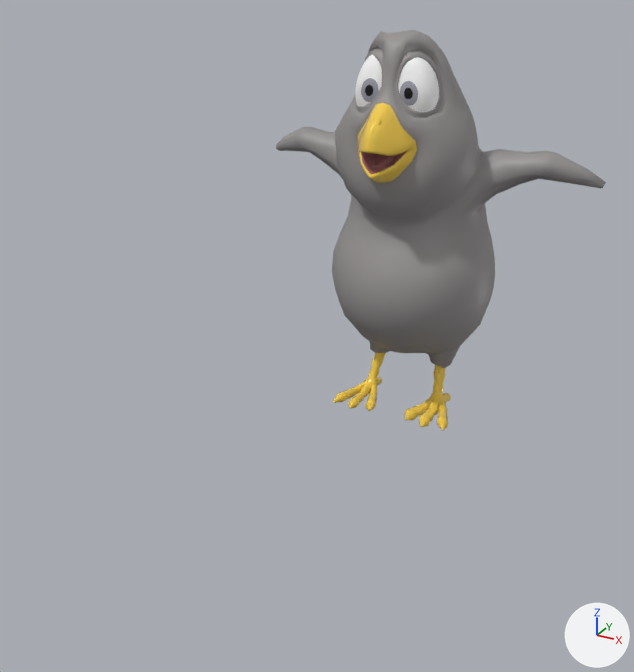
Before and after pictures for a commit that changed the FBX model hungrybee/hungrybee/Content/bird.fbx.
Rendered twice from a camera (50 mm lens) standing at (0.497, -1.049, 0.68) and looking at (-0.046, -0.062, 0.186). The lights are fixed; the arrows at lower right show +X, +Y and +Z.

In view in the first picture: 'Bird', 'Eye.L', 'Eye.R'.
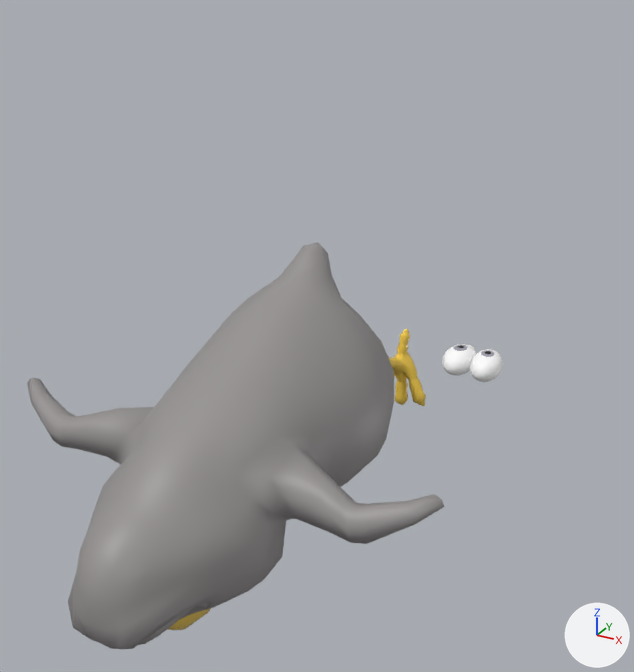
What differs and where, as boxes [x1, y1, x2, y2] in the pictures (634 x 672 px):
'Bird', turned, moved: before [276, 30, 606, 431]; after [27, 242, 444, 649]
'Eye.L', moved: before [398, 57, 439, 112]; after [470, 349, 503, 382]
'Eye.R', moved: before [355, 55, 382, 106]; after [442, 344, 476, 376]

What the commit changed:
In object 'Eye.R' (ob_eye_r), parent is no longer ob_blend_root.
In object 'Eye.L' (ob_eye_l), parent is no longer ob_blend_root.
In object 'Bird' (ob_bird), parent is no longer ob_blend_root.
Object 'Bird' (ob_bird) turns from (-90, 0, 0) to (90, 0, 0) degrees about x, y and z.
